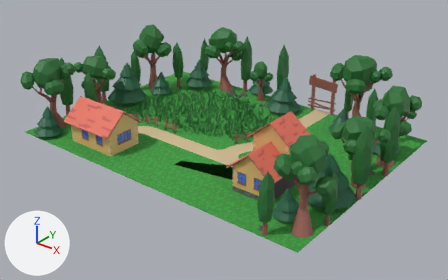
The glTF model Assets/models/zones/Zone1Export.glb as it was, and as the next commit left it.
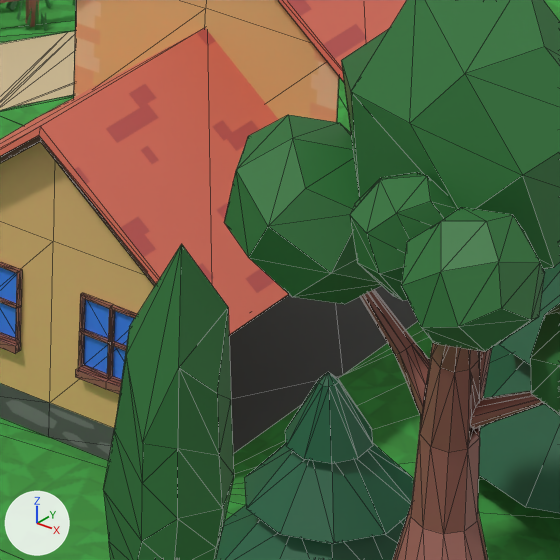
Old and new are each drawn whole from a 50 mm lens placed at (41.7, -43.9, 26.6), pointed at (7.7, -1.4, 0.2) and again close up on the part from 54% to 71% of the width and 49% to 76% of the height. The lights are fixed; the arrows at lower left show +X, +Y and +Z. The close-ups show mesh edges as thin lines. Where no turn or scale is listed for an object, it has been applied to the vertices. Vertices at the same position are counted once.

Script lines for the objects in view, before the commit:
```python
me_cube_074 = bpy.data.meshes.new('Cube.074')
me_cube_074.from_pydata(...)  # 2062 vertices, 3884 faces; spans x -1.8..3.5, y -10.7..9.4, z 0.0..7.6
# faces by material slot: [374, 1936, 1256, 318]
me_cube_074.materials.append(mat_material)  # dark grey #5a5a5a
me_cube_074.materials.append(mat_bark)  # brown #9b6155
me_cube_074.materials.append(mat_leaf)  # dark green #2d7437
me_cube_074.materials.append(mat_leafpine)  # dark green #206443
me_plane = bpy.data.meshes.new('Plane')
me_plane.from_pydata(...)  # 149 vertices, 234 faces; spans x -5.4..27.1, y -16.2..7.2, z 0.0
# faces by material slot: [147, 14, 73]
me_plane.materials.append(mat_grass)  # picture img_grassfloormapping
me_plane.materials.append(mat_material)  # dark grey #5a5a5a
me_plane.materials.append(mat_path)  # beige #d3bf96
me_plane_042 = bpy.data.meshes.new('Plane.042')
me_plane_042.from_pydata(...)  # 404 vertices, 764 faces; spans x 0.42..5.1, y -4.17..1.89, z 0.65..6.46
# faces by material slot: [38, 510, 20, 80, 80, 36]
me_plane_042.materials.append(mat_walls)  # picture img_wallsmapping
me_plane_042.materials.append(mat_bark)  # brown #9b6155
me_plane_042.materials.append(mat_glass)  # blue #3e82fa
me_plane_042.materials.append(mat_roof)  # picture img_roofmapping
me_plane_042.materials.append(mat_wood)  # brown #5b3f30
me_plane_042.materials.append(mat_metal)  # grey #a3a3a3
ob_ground = bpy.data.objects.new('ground', me_plane)
ob_ground.location = (-4.0, 4.0, -0.01)
ob_house2 = bpy.data.objects.new('house2', me_plane_042)
ob_house2.location = (13.07, -4.35, -0.66)
ob_treelineright = bpy.data.objects.new('TreeLineRight', me_cube_074)
ob_treelineright.location = (20.46, -1.66, -0.01)
```
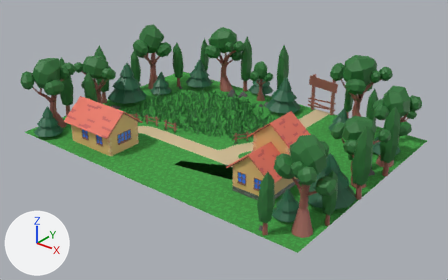
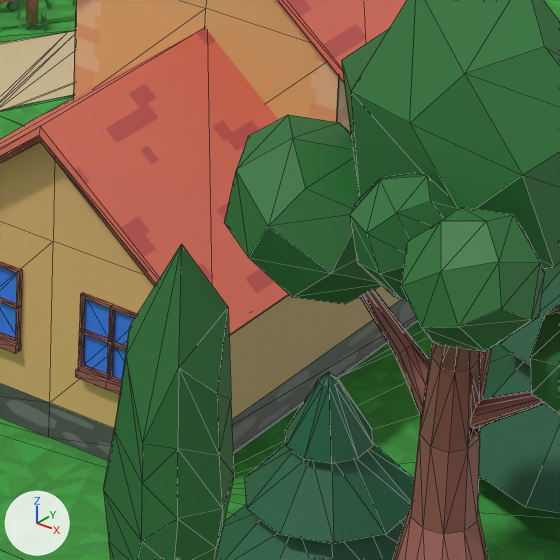
Boxes (x1, y1, x2, y2) around the edits, measured in the close-ups (560 x 560 px):
'house2', reshaped
    before: (0, 0, 407, 461)
    after: (0, 0, 417, 461)
part 1 of me_plane_042, added
    after: (229, 77, 417, 452)

Edits to the bpy script that builds the scene:
```text
Change me_plane_042:
    used by ob_house2; location = (13.07, -4.35, -0.66)
    verts and faces of me_plane_042; kept vertices keep their numbers, new ones are numbered from 404
    remove me_plane_042.from_pydata(...)  # 404 vertices, 764 faces; spans x 0.42..5.1, y -4.17..1.89, z 0.65..6.46
    add me_plane_042.from_pydata(...)  # 413 vertices, 770 faces; spans x 0.42..5.1, y -4.17..1.89, z 0.65..6.46
    me_plane_042 part 1
    add verts[404] = (4.55, -3.87, 0.65)
    add verts[405] = (4.55, -3.87, 3.15)
    add verts[406] = (4.55, -3.87, 1.09)
    add for new, old in zip([407, 408, 409], [404, 405, 406]): verts[new] = verts[old] + (0.0, 5.61, 0.0)
    add verts[410] = (4.55, 1.74, 4.92)
    add verts[411] = (4.55, -1.04, 3.15)
    add verts[412] = (4.55, -1.04, 4.92)
    add faces += [(405, 409, 406), (405, 408, 409), (408, 411, 412), (408, 412, 410), (404, 406, 407), (406, 409, 407)]  # mat_walls (picture img_wallsmapping)
```
